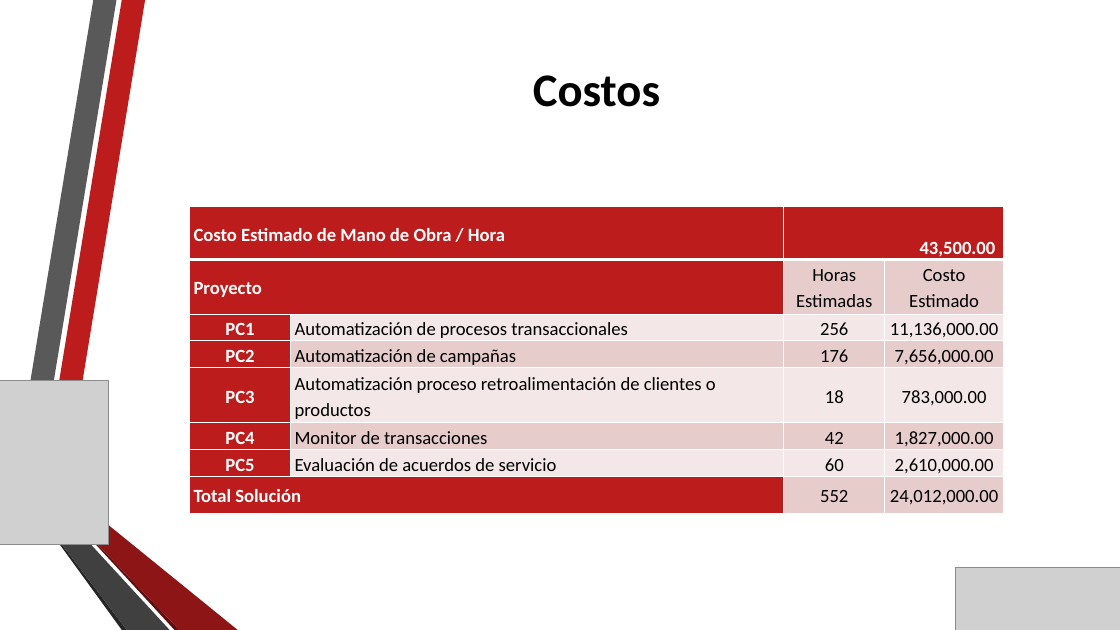
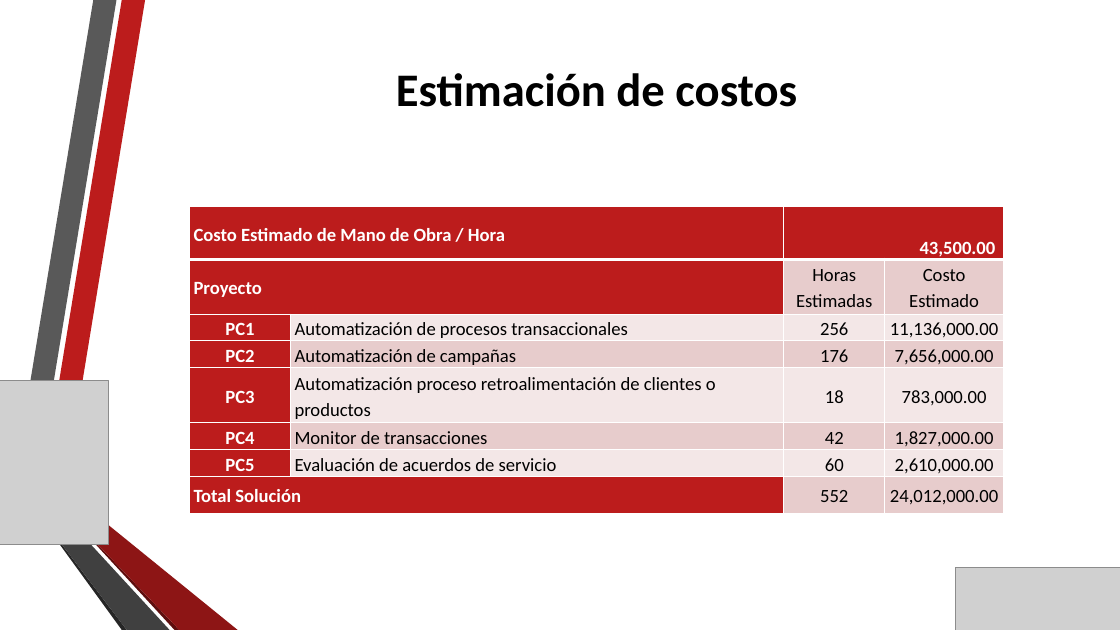
Before and after one commit to gaudisolutions/ecos, a slide deck: slide 20 of Proyecto I/Presentación/Arquitectura Objetivo MPLA.pptx (slide 15 before the commit). Drawn at 1120x630 pixels with LibreOffice and Linux fonts; fonts in the diff are those of the drawing; grey boxes stand for pictures; background and template pictures are left out. Boxes give left, top, right and bottom in pixels: in the first picture for what was removed or moved away, otherwise in the second. Text is boxed around its words. In the diff, an @@ line names an element or a change of style, - is before the commit and + after.

```diff
--- a/Proyecto I/Presentación/Arquitectura Objetivo MPLA.pptx
+++ b/Proyecto I/Presentación/Arquitectura Objetivo MPLA.pptx
@@ title at box(396, 73, 797, 107): text changed @@
-Costos
+Estimación de costos
```
Also in this commit, not shown: 8 other slides changed, 10 slides added, 3 slides removed, 1 other file.
